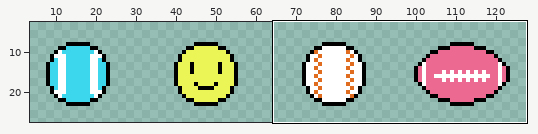
Two versions of one sprite sheet, toys.png. Above, an overview of the earlier version with the close-up marked.
Close-up. As it was:
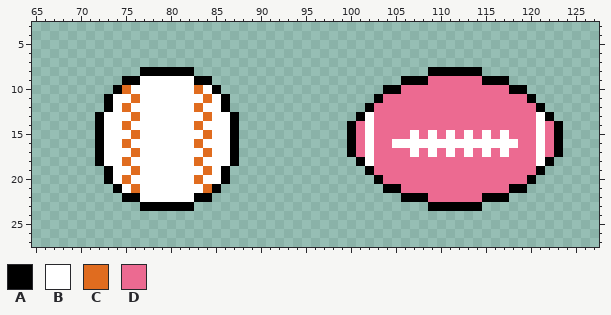
The file is 128x32 pixels. Shown: x 65..127, y 3..27. The wide view leaves out empty margins. The commit also changed other parts of the picture, which this record leaves out.
Palette (. is transparent): A #000000  B #ffffff  C #e06c1f  D #ec6a91
Pixels before, first column x 72:
 8 .....AAAAAA..........................AAAAAA.........
 9 ...AABBBBBBAA.....................AAADDDDDDAAA......
10 ..ACBBBBBBBCBA..................AADDDDDDDDDDDDAA....
11 .ABBCBBBBBBBCBA................ADDDDDDDDDDDDDDDDA...
12 .ABCBBBBBBBCBBA...............ADDDDDDDDDDDDDDDDDDA..
13 ABBBCBBBBBBBCBBA.............ABDDDDDDDDDDDDDDDDDDBA.
14 ABBCBBBBBBBCBBBA............ADBDDDDDDDDDDDDDDDDDDBDA
15 ABBBCBBBBBBBCBBA............ADBDDDDBDBDBDBDBDBDDDBDA
16 ABBCBBBBBBBCBBBA............ADBDDBBBBBBBBBBBBBBDDBDA
17 ABBBCBBBBBBBCBBA............ADBDDDDBDBDBDBDBDBDDDBDA
18 ABBCBBBBBBBCBBBA.............ABDDDDDDDDDDDDDDDDDDBA.
19 .ABBCBBBBBBBCBA...............ADDDDDDDDDDDDDDDDDDA..
20 .ABCBBBBBBBCBBA................ADDDDDDDDDDDDDDDDA...
21 ..ABCBBBBBBBCA..................AADDDDDDDDDDDDAA....
22 ...AABBBBBBAA.....................AAADDDDDDAAA......
23 .....AAAAAA..........................AAAAAA.........
New version:
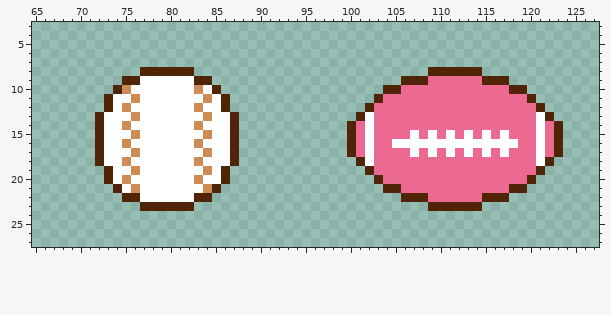
Difference:
colour A: #000000 -> #502407
colour C: #e06c1f -> #cf8b54
